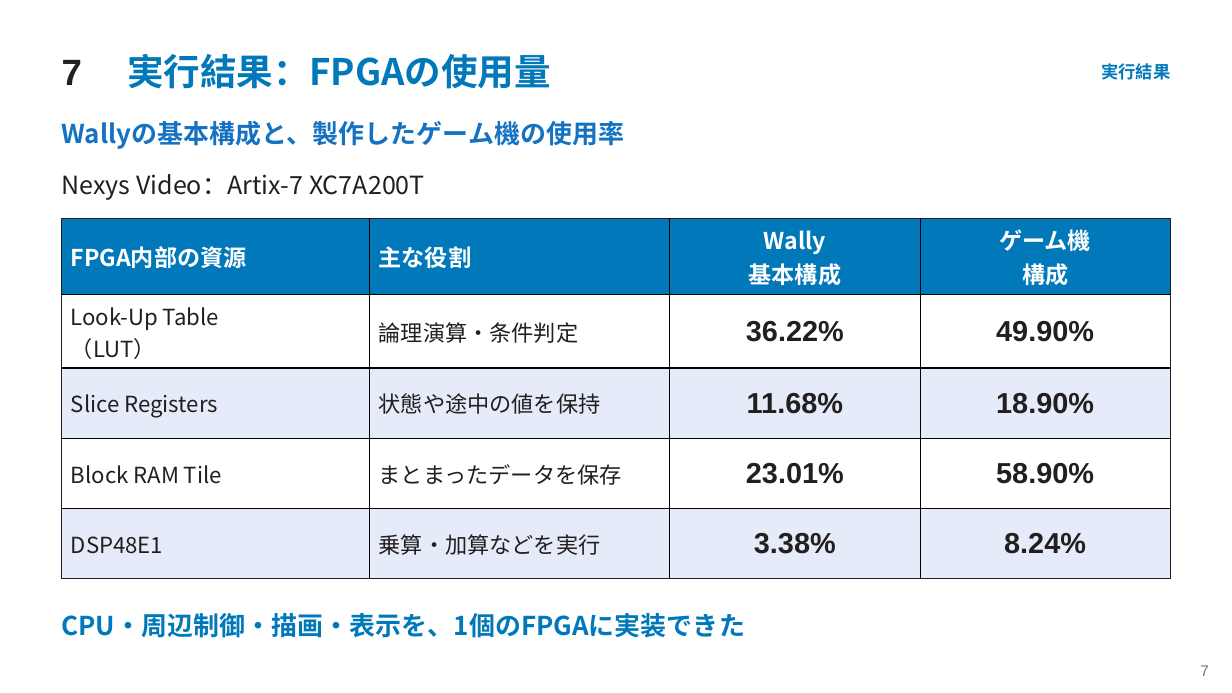
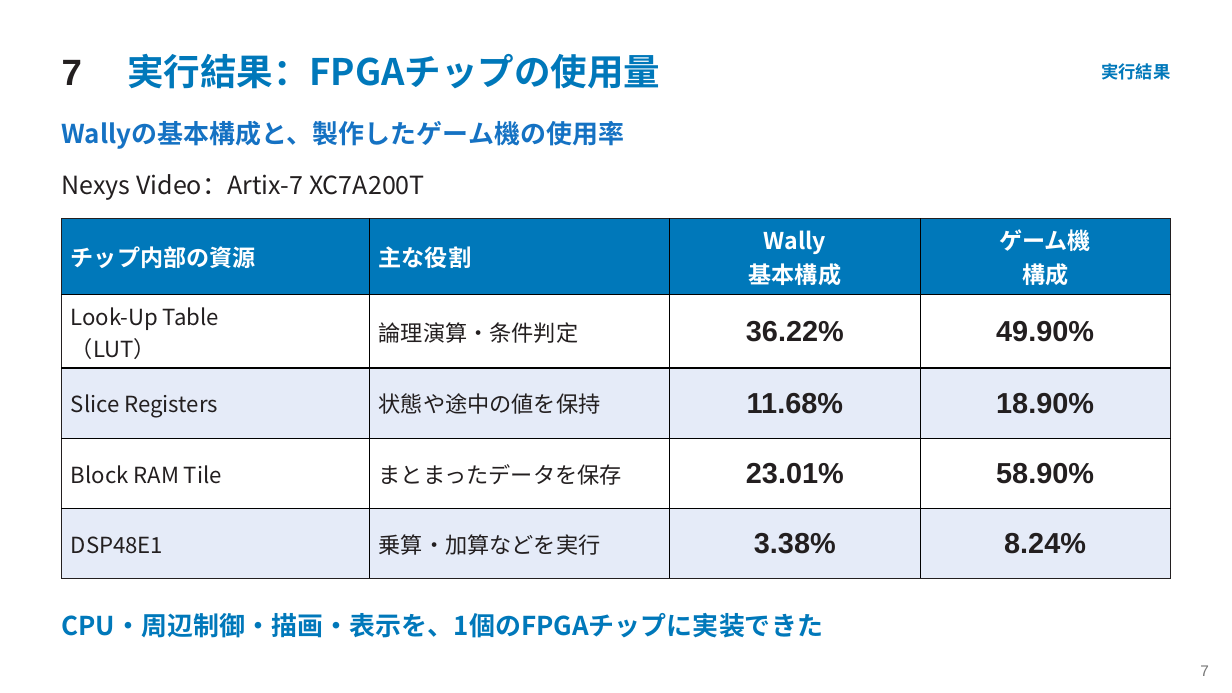
Before and after one commit to SoshiroFujimori/wally-game-console-research, a slide deck: slide 7 of docs/presentation/中間発表_主要事項.pptx. Drawn at 1232x693 pixels with LibreOffice and Linux fonts; fonts in the diff are those of the drawing. Boxes give left, top, right and bottom in pixels: in the first picture for what was removed or moved away, otherwise in the second. Text is boxed around its words. In the diff, an @@ line names an element or a change of style, - is before the commit and + after.

```diff
--- a/docs/presentation/中間発表_主要事項.pptx
+++ b/docs/presentation/中間発表_主要事項.pptx
@@ text at bbox=[127, 54, 660, 89]: text changed @@
-実行結果：FPGAの使用量
+実行結果：FPGAチップの使用量
@@ table at bbox=[62, 218, 1171, 567] @@
-row 1, column 1: FPGA内部の資源
+row 1, column 1: チップ内部の資源
@@ text at bbox=[62, 613, 823, 638]: text changed @@
-CPU・周辺制御・描画・表示を、1個のFPGAに実装できた
+CPU・周辺制御・描画・表示を、1個のFPGAチップに実装できた
```
Also in this commit, not shown: 6 other slides changed, 10 other files.
